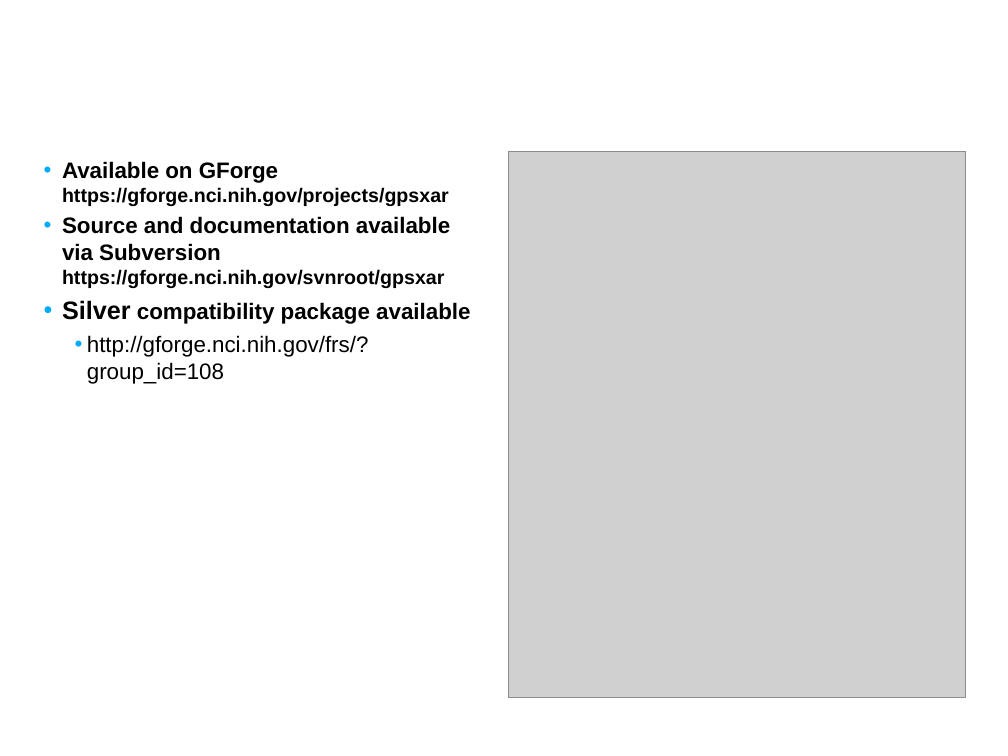
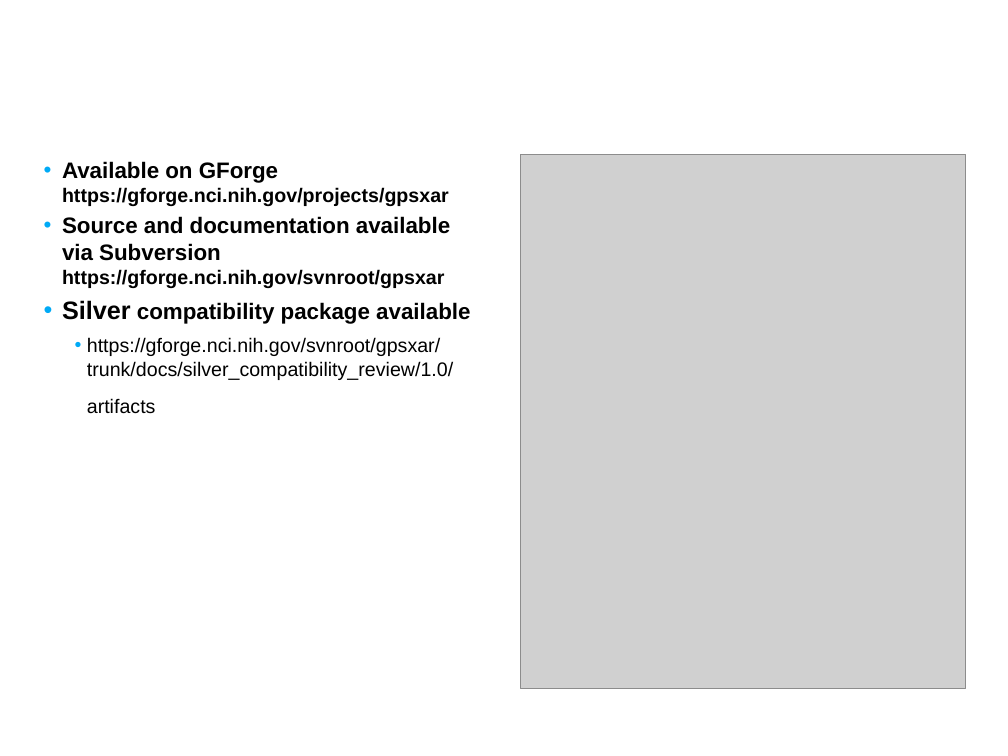
Before and after one commit to NCIP/prot-express, a slide deck: slide 15 of docs/silver_compatibility_review/1.0/artifacts/01. protexpress_silver_compat_kickoff_Jan_2008.ppt. Drawn at 1008x756 pixels with LibreOffice and Linux fonts; fonts in the diff are those of the drawing; grey boxes stand for pictures; background and template pictures are left out. Boxes give left, top, right and bottom in pixels: in the first picture for what was removed or moved away, otherwise in the second. Text is boxed around its words. In the diff, an @@ line names an element or a change of style, - is before the commit and + after.

Commit message:
SVN-Revision: 927

```diff
--- a/docs/silver_compatibility_review/1.0/artifacts/01. protexpress_silver_compat_kickoff_Jan_2008.ppt
+++ b/docs/silver_compatibility_review/1.0/artifacts/01. protexpress_silver_compat_kickoff_Jan_2008.ppt
@@ picture: place and size @@
-picture at [508,151,966,698]
+picture at [521,154,967,688]
@@ text at [87,337,453,414]: text changed; size 16 to 14 pt @@
-  • http://gforge.nci.nih.gov/frs/?group_id=108
+  • https://gforge.nci.nih.gov/svnroot/gpsxar/trunk/docs/silver_compatibility_review/1.0/artifacts
```
